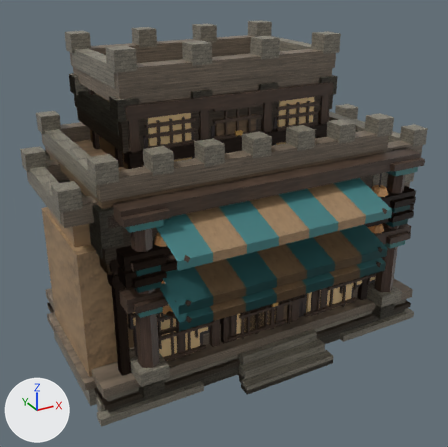
Before and after pictures for a commit that changed the glTF model assets/hd2d/models/regional_caravan.glb.
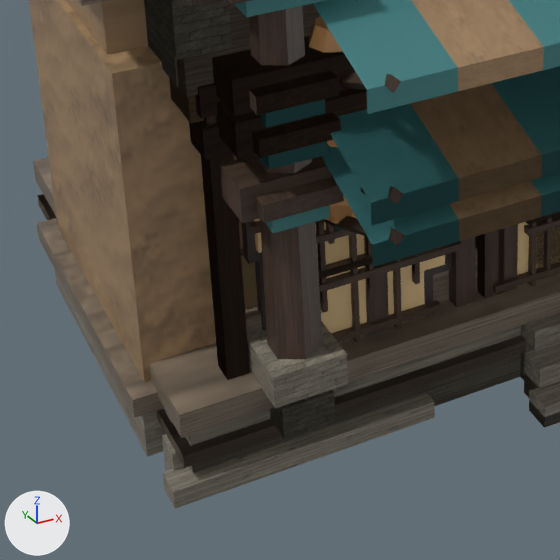
Each version appears first whole from a 50 mm camera at (-1.62, -2.25, 2.08) aimed at (-0.11, 0.49, 0.71), and next in a close-up on the part from 7% to 57% of the width and 51% to 100% of the height. Lighting does not change. The marker at lower left points along +X, +Y and +Z. The older version's two pictures come first. Where no turn or scale is listed for an object, it has been applied to the vertices. Vertices at exactly the same position are counted once.
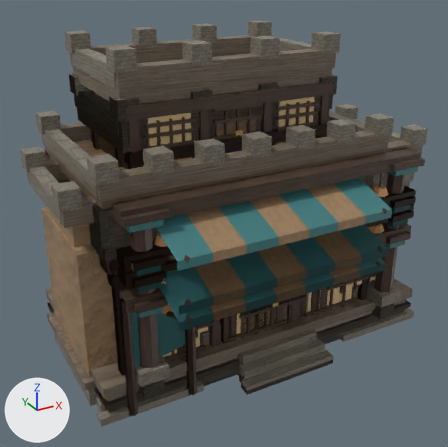
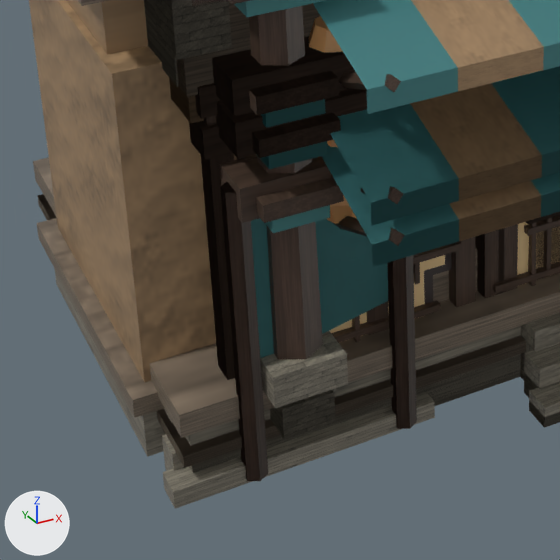
Boxes [x1, y1, x2, y2] around the edits, measured in the close-ups (560 x 560 px):
'Mesh_0', reshaped: before [33, 0, 560, 473]; after [33, 0, 560, 481]
'Mesh_1', reshaped: before [38, 0, 560, 472]; after [38, 0, 560, 481]
part 1 of me_mesh_0, added: after [220, 182, 268, 481]
part 2 of me_mesh_0, added: after [388, 255, 417, 429]
part 3 of me_mesh_0, added (cyan): after [251, 218, 388, 358]
part 4 of me_mesh_1, added: after [220, 184, 416, 481]

The edits, one by one:
me_mesh_0 is used by ob_mesh_0; location (-1.055, 1.157, 0.0).
Verts and faces of me_mesh_0; kept vertices keep their numbers, new ones are numbered from 1220.
me_mesh_0 had 1220 vertices, 1822 faces and spanned x 0.08..2.03, y -1.32..0.0, z 0.0..1.7.
me_mesh_0 now has 1248 vertices, 1856 faces and spans x 0.08..2.03, y -1.32..0.0, z 0.0..1.7.
me_mesh_0 part 1: the loose piece of 12 vertices spanning x 0.27..0.36, y -1.12..-1.01, z 0.26..1.07 is copied, and the copy is scaled about its middle by (0.504, 0.504, 0.788), then moved by (-0.1, -0.01, -0.33); it spans x 0.19..0.24, y -1.1..-1.05, z 0.01..0.65.
me_mesh_0 part 2: the loose piece of 12 vertices spanning x 0.27..0.36, y -1.12..-1.01, z 0.26..1.07 is copied, and the copy is scaled about its middle by (0.504, 0.504, 0.788), then moved by (0.22, -0.01, -0.33); it spans x 0.51..0.56, y -1.1..-1.05, z 0.01..0.65.
Part 3, on me_mesh_0:
New vertex 1220 is at (0.21, -1.08, 0.63).
New vertex 1221 is at (0.54, -1.08, 0.63).
New vertex 1222 is at (0.54, -1.06, 0.3).
New vertex 1223 is at (0.21, -1.08, 0.25).
New faces: (1220, 1221, 1222), (1220, 1222, 1223).
me_mesh_1 is used by ob_mesh_1; parent ob_wing; location (-1.055, 1.157, 0.0); scale (0.000129, 0.000129, 0.000129).
me_mesh_1 had 1044 vertices, 1558 faces and spanned x 606.0..15777.0, y -10270.0..0.0, z 0.0..11550.0.
me_mesh_1 now has 1072 vertices, 1592 faces and spans x 606.0..15777.0, y -10270.0..0.0, z 0.0..11550.0.
Part 4, on me_mesh_1:
16 vertices are added at x 1501.0..4322.0, y -8556.0..-8168.0, z 78.0..4892.0.
12 new vertices lie (0.0, 0.0, 4969.0) away from vertices in x 1501.0..4322.0, y -8556.0..-8168.0, z 78.0.
34 new faces join them.
